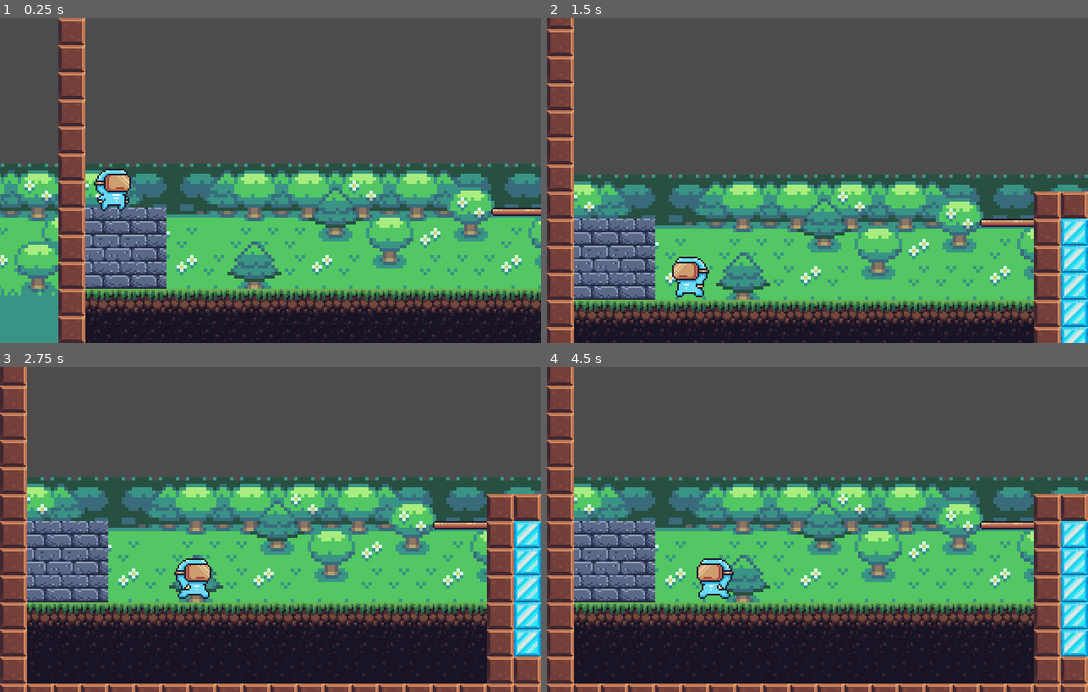
Above: before the commit, frames 1-4 (two rows, left to right).
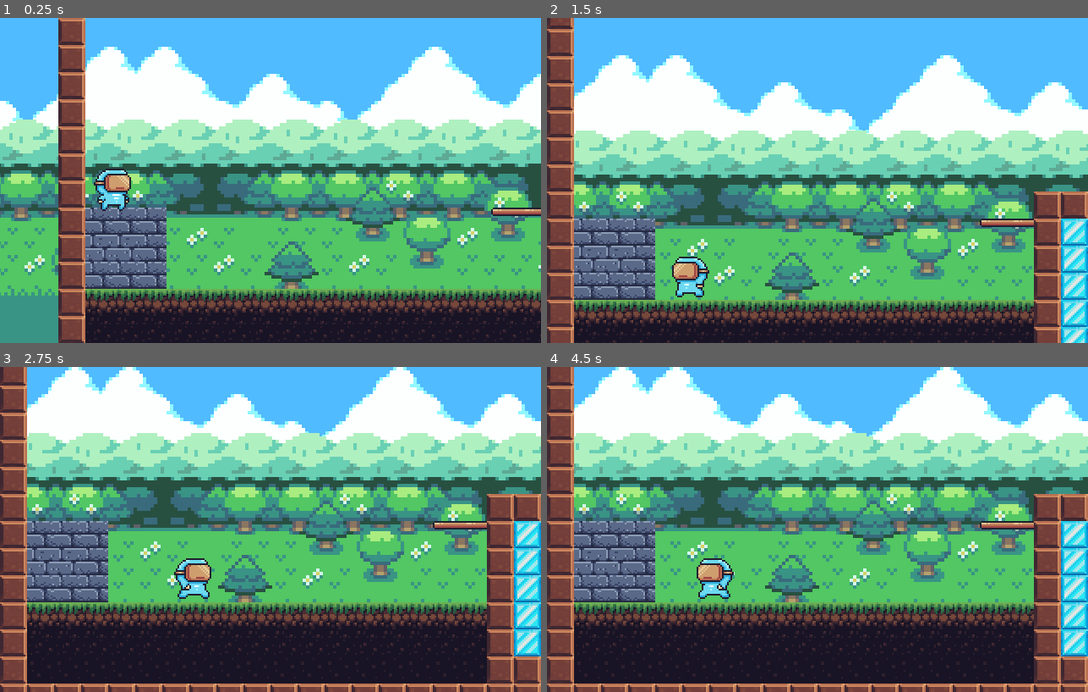
Above: after the commit, the same moments.

Repository: RaphaelRodriguesDev/intermediario-sab-13h
Game: Godot game, scene res://Levels/Level_01.tscn
The game is run twice, just before and just after one commit, with the same random seed, the same clock (stepped at 60 frames per second) and the same inputs.
Inputs:
- Up to frame 1 (0.25 s): no input
- Up to frame 2 (1.5 s): hold D (move_right) 0.53-1.28 s; tap Space (jump) at 0.77 s; hold A (move_left) from 1.28 s (still down)
- Up to frame 3 (2.75 s): tap Space (jump) at 1.52 s; release A (move_left) at 2.03 s; hold D (move_right) from 2.03 s (still down)
- Up to frame 4 (4.5 s): tap Space (jump) at 3.02, 3.77 s; release D (move_right) at 3.53 s; hold A (move_left) from 3.53 s (still down)

The runs differ from the first frame. In frame 1, 59% of the frame differs, in the area x 0-100%, y 0-86%; in frame 2, 59%, in the area x 5-100%, y 0-87%; in frame 3, 45%; in frame 4, 46%.

Commit message:
adicionando aula de paralax

Diff:
--- a/Levels/Level_01.tscn
+++ b/Levels/Level_01.tscn
@@ -1,9 +1,13 @@
-[gd_scene load_steps=31 format=2]
+[gd_scene load_steps=37 format=2]
 
 [ext_resource path="res://Scene/Player.tscn" type="PackedScene" id=1]
 [ext_resource path="res://assets/Terrain/1 - Foreground_scenery.png" type="Texture" id=2]
 [ext_resource path="res://assets/Terrain/Textures-16.png" type="Texture" id=3]
 [ext_resource path="res://assets/Terrain/Terrain (16x16).png" type="Texture" id=4]
+[ext_resource path="res://assets/Terrain/5 - Sky_color.png" type="Texture" id=5]
+[ext_resource path="res://assets/Terrain/3 - Cloud_cover_1.png" type="Texture" id=6]
+[ext_resource path="res://assets/Terrain/2 - Hills.png" type="Texture" id=7]
+[ext_resource path="res://assets/Terrain/4 - Cloud_cover_2.png" type="Texture" id=8]
 
 [sub_resource type="ConvexPolygonShape2D" id=5]
 points = PoolVector2Array( 0, 0, 16, 0, 16, 16, 0, 16 )
@@ -859,6 +863,21 @@
 } ]
 67/z_index = 0
 
+[sub_resource type="Shader" id=30]
+code = "shader_type canvas_item;
+
+uniform vec2 Direction = vec2(1.0,0.0);
+uniform float Speed = 0.02f;
+
+void fragment() {
+	COLOR = texture(TEXTURE, UV + (Direction * TIME * Speed));
+}"
+
+[sub_resource type="ShaderMaterial" id=31]
+shader = SubResource( 30 )
+shader_param/Direction = Vector2( 1, 0 )
+shader_param/Speed = 0.5
+
 [node name="Level_01" type="Node2D"]
 
 [node name="TileMap" type="TileMap" parent="."]
@@ -873,10 +892,50 @@
 
 [node name="ParallaxBackground" type="ParallaxBackground" parent="."]
 
-[node name="ParallaxLayer" type="ParallaxLayer" parent="ParallaxBackground"]
+[node name="sky" type="ParallaxLayer" parent="ParallaxBackground"]
 motion_mirroring = Vector2( 576, 0 )
 
-[node name="Sprite" type="Sprite" parent="ParallaxBackground/ParallaxLayer"]
+[node name="Sprite" type="Sprite" parent="ParallaxBackground/sky"]
+position = Vector2( -12, -234 )
+scale = Vector2( 2, 2 )
+texture = ExtResource( 5 )
+centered = false
+
+[node name="clouds" type="ParallaxLayer" parent="ParallaxBackground"]
+motion_mirroring = Vector2( 576, 0 )
+
+[node name="Sprite" type="Sprite" parent="ParallaxBackground/clouds"]
+material = SubResource( 31 )
+position = Vector2( -12, -234 )
+scale = Vector2( 2, 2 )
+texture = ExtResource( 6 )
+centered = false
+
+[node name="cloud-mountain" type="ParallaxLayer" parent="ParallaxBackground"]
+motion_scale = Vector2( 0.6, 0.8 )
+motion_mirroring = Vector2( 576, 0 )
+
+[node name="Sprite" type="Sprite" parent="ParallaxBackground/cloud-mountain"]
+position = Vector2( -13, -243 )
+scale = Vector2( 2, 2 )
+texture = ExtResource( 8 )
+centered = false
+
+[node name="montain-trees" type="ParallaxLayer" parent="ParallaxBackground"]
+motion_scale = Vector2( 0.7, 1 )
+motion_mirroring = Vector2( 576, 0 )
+
+[node name="Sprite" type="Sprite" parent="ParallaxBackground/montain-trees"]
+position = Vector2( -12, -234 )
+scale = Vector2( 2, 2 )
+texture = ExtResource( 7 )
+centered = false
+
+[node name="fg-tres" type="ParallaxLayer" parent="ParallaxBackground"]
+motion_scale = Vector2( 0.8, 1 )
+motion_mirroring = Vector2( 576, 0 )
+
+[node name="Sprite" type="Sprite" parent="ParallaxBackground/fg-tres"]
 position = Vector2( -12, -234 )
 scale = Vector2( 2, 2 )
 texture = ExtResource( 2 )
